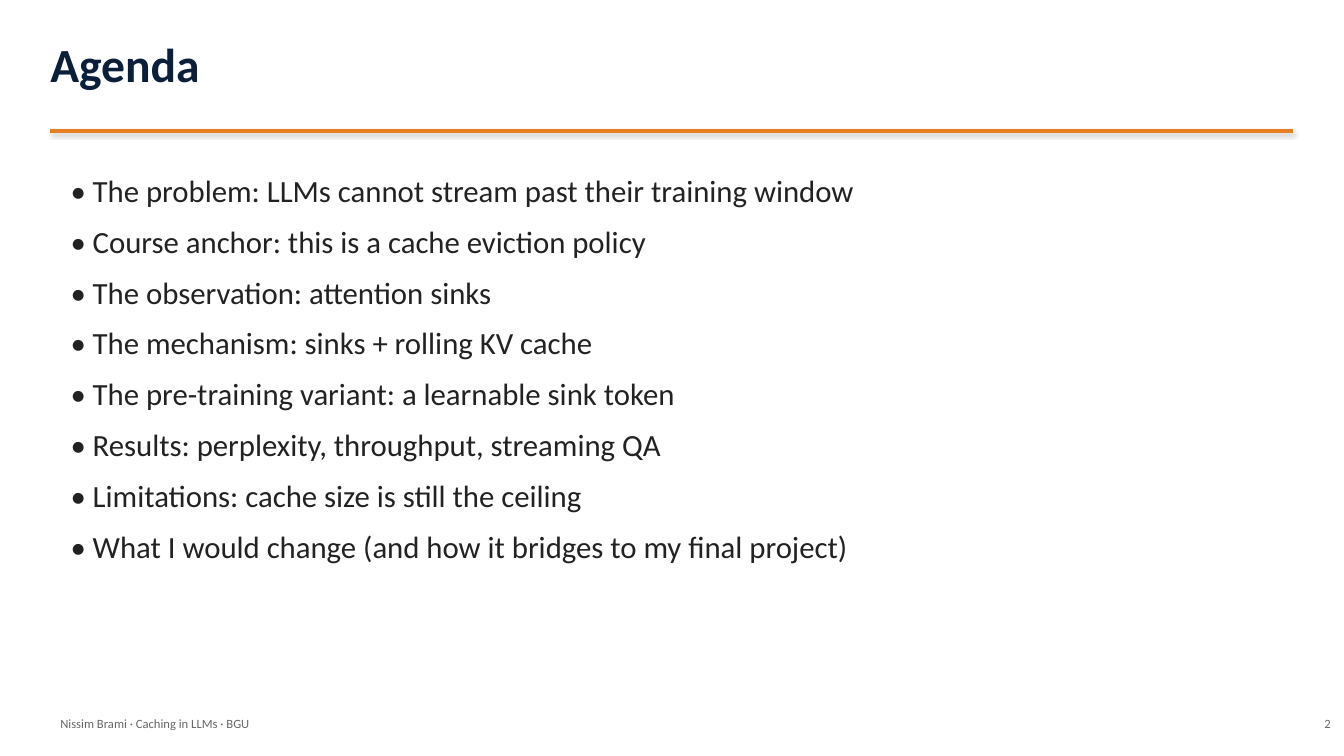
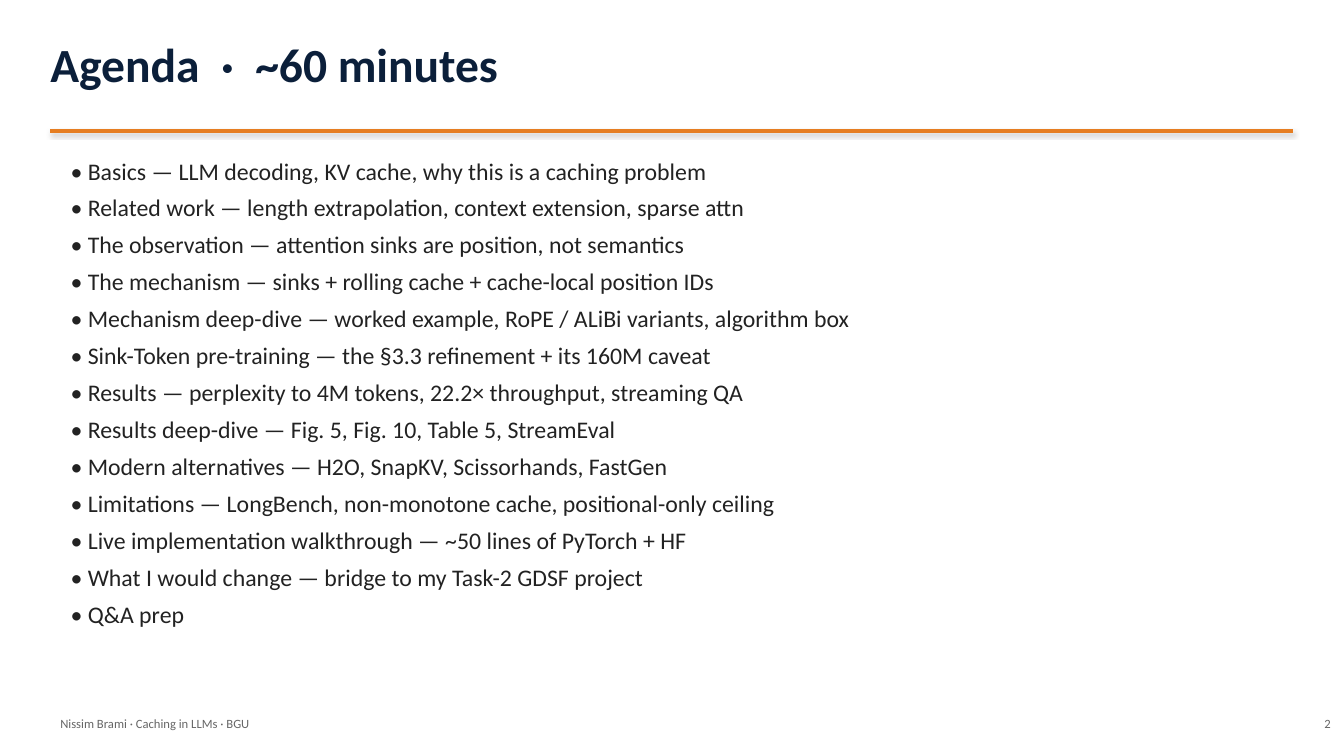
Before and after one commit to nissimbrami/caching-course-project, a slide deck: slide 2 of task1-presentation/StreamingLLM_Presentation.pptx. Drawn at 1344x756 pixels with LibreOffice and Linux fonts; fonts in the diff are those of the drawing. Boxes give left, top, right and bottom in pixels: in the first picture for what was removed or moved away, otherwise in the second. Text is boxed around its words. In the diff, an @@ line names an element or a change of style, - is before the commit and + after.

```diff
--- a/task1-presentation/StreamingLLM_Presentation.pptx
+++ b/task1-presentation/StreamingLLM_Presentation.pptx
@@ text at [50, 48, 498, 90]: text changed @@
-Agenda
+Agenda · ~60 minutes
@@ text at [88, 163, 849, 627]: text changed; size 22 to 17 pt @@
-• The problem: LLMs cannot stream past their training window
-• Course anchor: this is a cache eviction policy
-• The observation: attention sinks
-• The mechanism: sinks + rolling KV cache
-• The pre-training variant: a learnable sink token
-• Results: perplexity, throughput, streaming QA
-• Limitations: cache size is still the ceiling
-• What I would change (and how it bridges to my final project)
+• Basics — LLM decoding, KV cache, why this is a caching problem
+• Related work — length extrapolation, context extension, sparse attn
+• The observation — attention sinks are position, not semantics
+• The mechanism — sinks + rolling cache + cache-local position IDs
+• Mechanism deep-dive — worked example, RoPE / ALiBi variants, algorithm box
+• Sink-Token pre-training — the §3.3 refinement + its 160M caveat
+• Results — perplexity to 4M tokens, 22.2× throughput, streaming QA
+• Results deep-dive — Fig. 5, Fig. 10, Table 5, StreamEval
+• Modern alternatives — H2O, SnapKV, Scissorhands, FastGen
+• Limitations — LongBench, non-monotone cache, positional-only ceiling
+• Live implementation walkthrough — ~50 lines of PyTorch + HF
+• What I would change — bridge to my Task-2 GDSF project
+• Q&A prep
```
Also in this commit, not shown: 12 other slides changed, 24 slides added, 11 other files.
